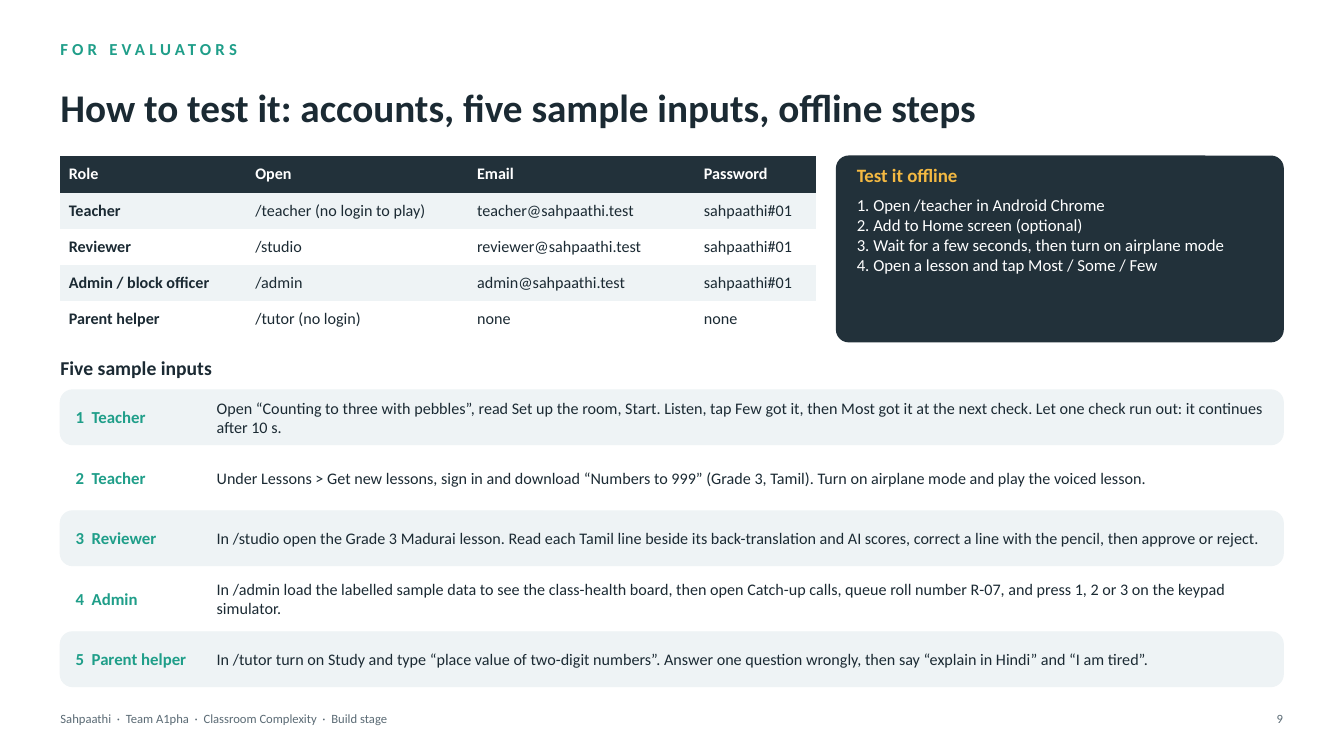
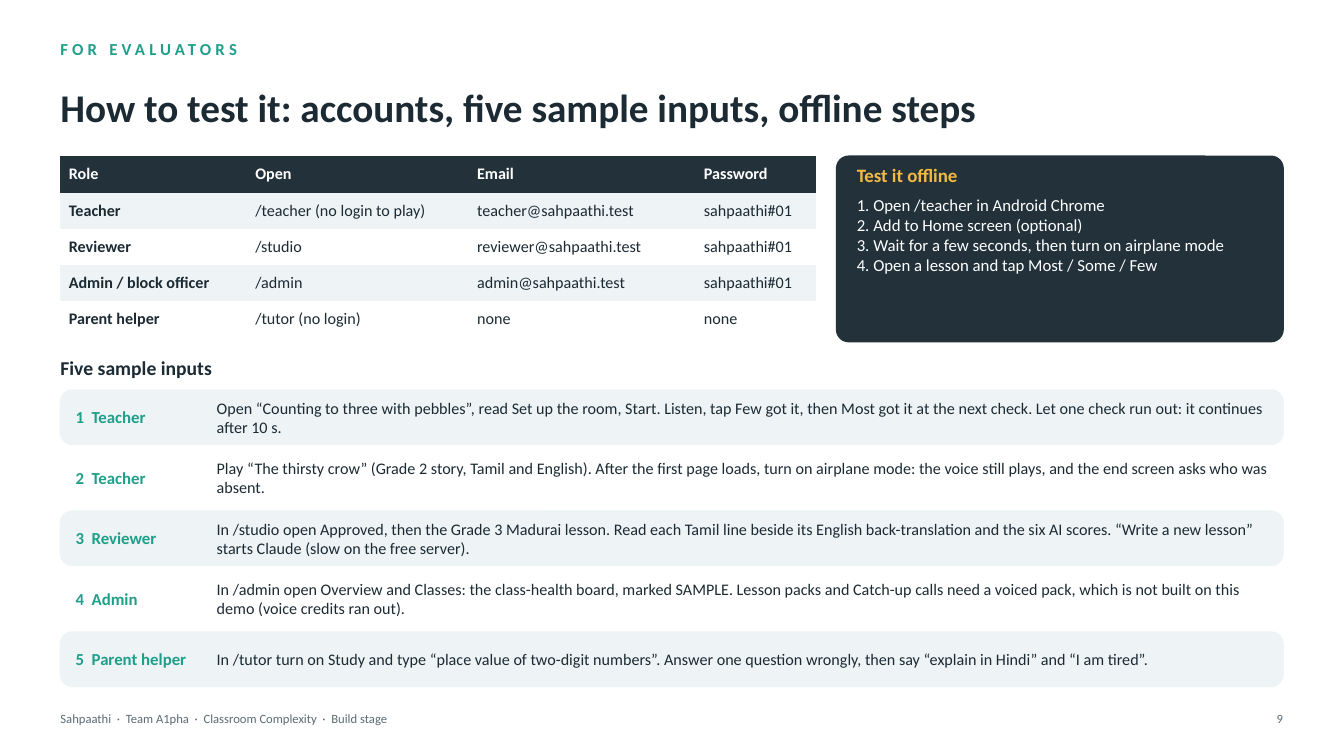
Before and after one commit to Harsha-code-per/Sahpaathi, a slide deck: slide 10 of docs/submission/Sahpaathi_A1pha_Build_Deck.pptx. Drawn at 1344x756 pixels with LibreOffice and Linux fonts; fonts in the diff are those of the drawing. Boxes give left, top, right and bottom in pixels: in the first picture for what was removed or moved away, otherwise in the second. Text is boxed around its words. In the diff, an @@ line names an element or a change of style, - is before the commit and + after.

```diff
--- a/docs/submission/Sahpaathi_A1pha_Build_Deck.pptx
+++ b/docs/submission/Sahpaathi_A1pha_Build_Deck.pptx
@@ text at [217, 462, 1267, 493]: text changed @@
-Under Lessons > Get new lessons, sign in and download “Numbers to 999” (Grade 3, Tamil). Turn on airplane mode and play the voiced lesson.
+Play “The thirsty crow” (Grade 2 story, Tamil and English). After the first page loads, turn on airplane mode: the voice still plays, and the end screen asks who was absent.
@@ text at [217, 523, 1253, 556]: text changed @@
-In /studio open the Grade 3 Madurai lesson. Read each Tamil line beside its back-translation and AI scores, correct a line with the pencil, then approve or reject.
+In /studio open Approved, then the Grade 3 Madurai lesson. Read each Tamil line beside its English back-translation and the six AI scores. “Write a new lesson” starts Claude (slow on the free server).
@@ text at [217, 583, 1239, 616]: text changed @@
-In /admin load the labelled sample data to see the class-health board, then open Catch-up calls, queue roll number R-07, and press 1, 2 or 3 on the keypad simulator.
+In /admin open Overview and Classes: the class-health board, marked SAMPLE. Lesson packs and Catch-up calls need a voiced pack, which is not built on this demo (voice credits ran out).
```
Also in this commit, not shown: 1 other slide changed, 3 other files.
